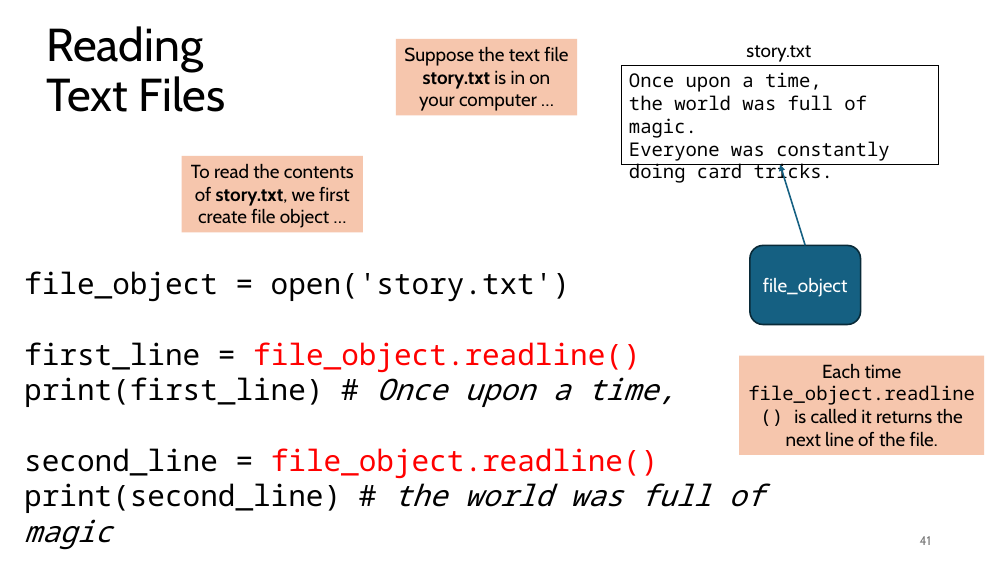
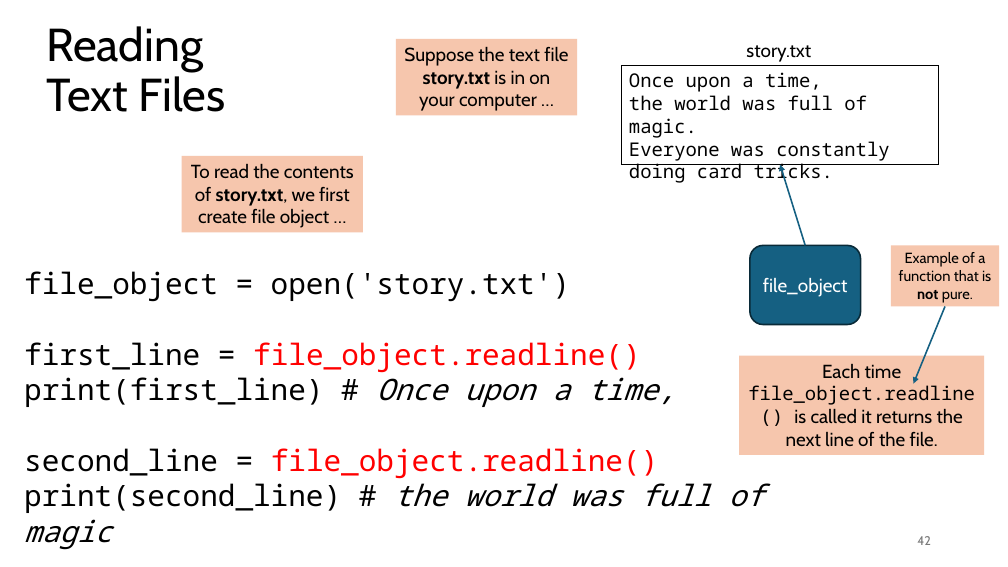
Before and after one commit to tjd1234/cmpt120fall2024, a slide deck: slide 42 of lecture_notes/chapter7/chapter7.pptx (slide 41 before the commit). Drawn at 1008x567 pixels with LibreOffice and Linux fonts; fonts in the diff are those of the drawing. Boxes give left, top, right and bottom in pixels: in the first picture for what was removed or moved away, otherwise in the second. Text is boxed around its words. In the diff, an @@ line names an element or a change of style, - is before the commit and + after.

```diff
--- a/lecture_notes/chapter7/chapter7.pptx
+++ b/lecture_notes/chapter7/chapter7.pptx
@@ rectangle added at (891, 246, 999, 307), fill #F6C6AD, 14 pt, text #000000 @@
+Example of a function that is not pure.
@@ arrow added from (945, 306) to (913, 383), #156082 1.5 pt @@
@@ page number at (917, 536, 931, 545): text changed @@
-41
+42
```
Also in this commit, not shown: 49 other slides changed, 15 slides added, 1 slide removed, 2 other files.
